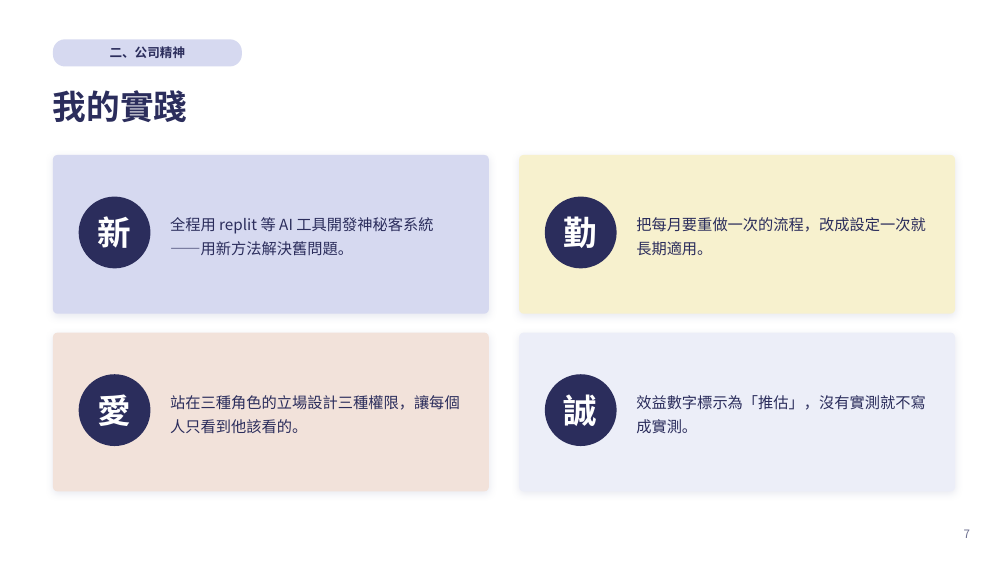
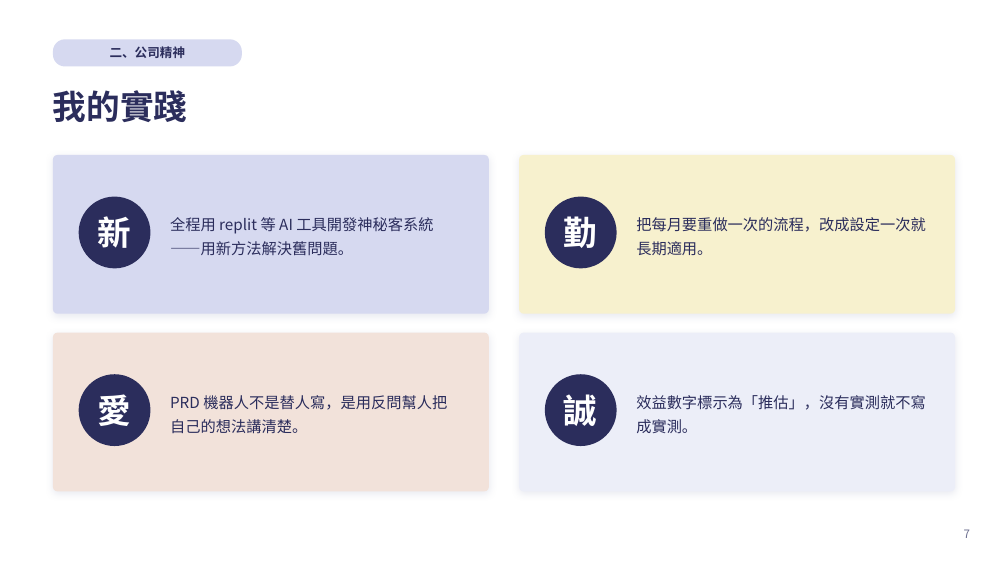
Before and after one commit to kirihuang-bit/freshman-report, a slide deck: slide 7 of 黃家朗新人報告.pptx. Drawn at 1008x567 pixels with LibreOffice and Linux fonts; fonts in the diff are those of the drawing. Boxes give left, top, right and bottom in pixels: in the first picture for what was removed or moved away, otherwise in the second. Text is boxed around its words. In the diff, an @@ line names an element or a change of style, - is before the commit and + after.

```diff
--- a/黃家朗新人報告.pptx
+++ b/黃家朗新人報告.pptx
@@ text at [170,395,447,434]: text changed @@
-站在三種角色的立場設計三種權限，讓每個人只看到他該看的。
+PRD 機器人不是替人寫，是用反問幫人把自己的想法講清楚。
```
Also in this commit, not shown: 18 other slides changed, 4 slides added, 1 slide removed, 4 other files.
